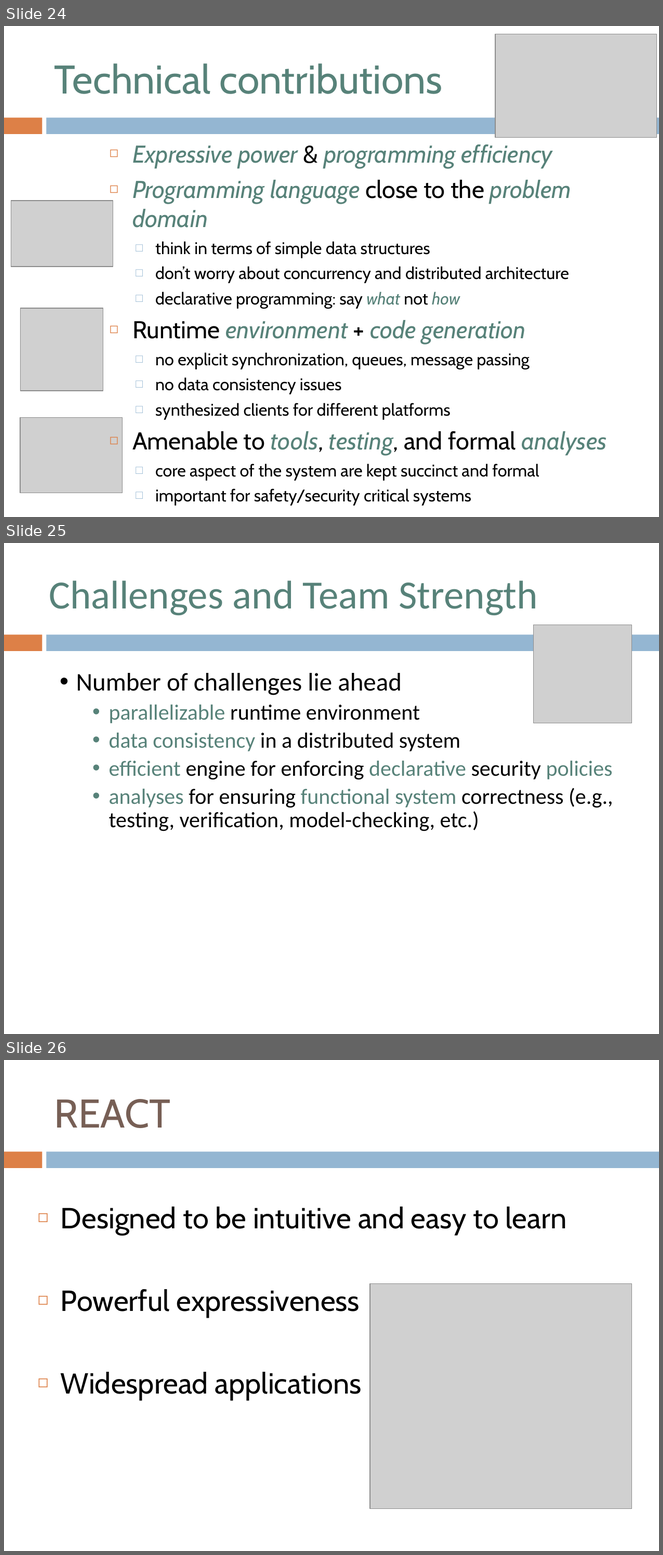
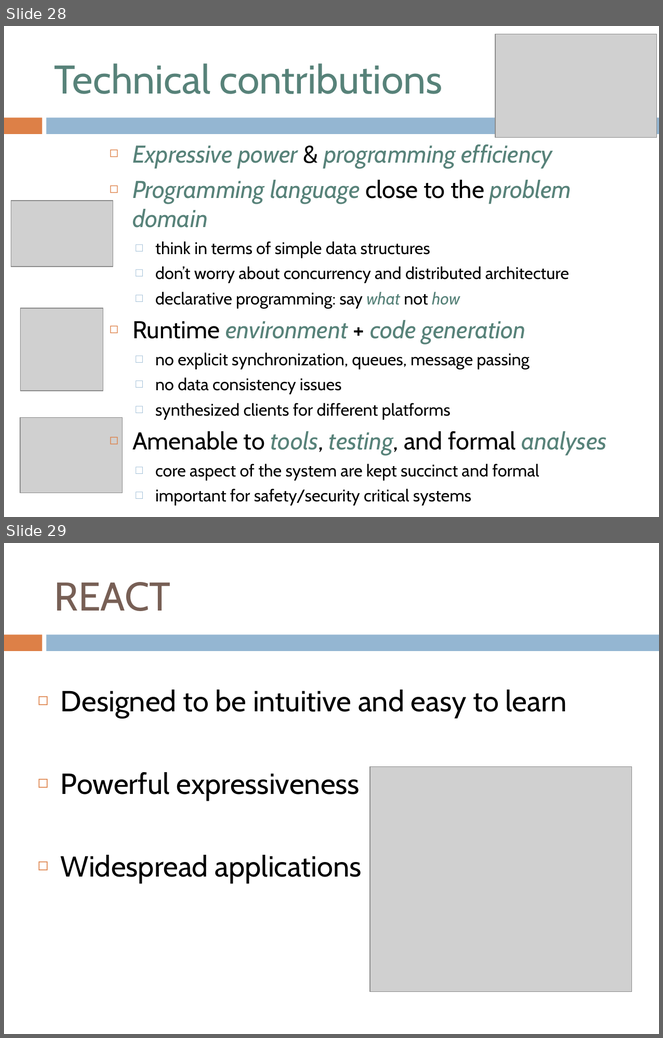
Before and after one commit to webguru412/React-Robots, a slide deck: talks/ppr-13-11-25.pptx. Shown one above the other, each under a label of ours: slides 24, 25 and 26 before the commit, slides 28 and 29 after it. The pictures are 663x1555 and 663x1038 pixels, drawn with LibreOffice and Linux fonts; fonts in the diff are those of the drawing; grey boxes stand for pictures. Boxes give left, top, right and bottom in pixels: in the first picture for what was removed or moved away, otherwise in the second. Text is boxed around its words. In the diff, an @@ line names an element or a change of style, - is before the commit and + after.

```diff
--- a/talks/ppr-13-11-25.pptx
+++ b/talks/ppr-13-11-25.pptx
@@ slide 25 removed at [4, 543, 659, 1034], background #FFFFFF; not listed: 2 template elements that a slide beside it also shows @@
@@ text removed at [49, 580, 538, 615] @@
-Challenges and Team Strength
@@ picture removed at [533, 625, 632, 723] @@
@@ text removed at [76, 673, 613, 832] @@
-• Number of challenges lie ahead
-  • parallelizable runtime environment
-  • data consistency in a distributed system
-  • efficient engine for enforcing declarative security policies
-  • analyses for ensuring functional system correctness (e.g., testing, verification, model-checking, etc.)
@@ what was slide 24 is now slide 28 @@
@@ what was slide 26 is now slide 29 @@
```
Also in this commit, not shown: 7 slides changed, 5 slides added, 1 other slide removed, 3 other files.
